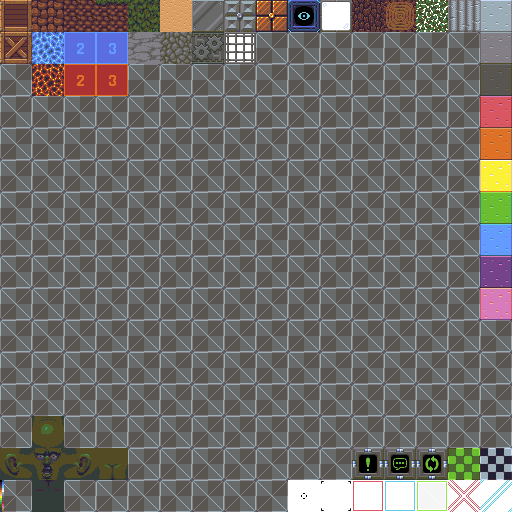
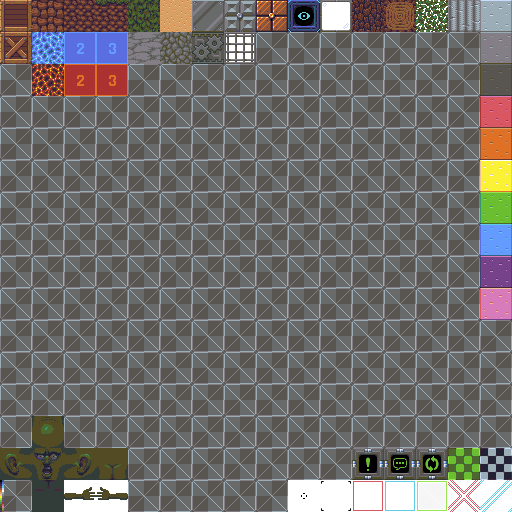
Layered file, before and after one edit (w=512, h=512). Changes by layer:
added layer "arms" in group "MeeblyGlort" over left=64, top=487, right=128, bottom=500
